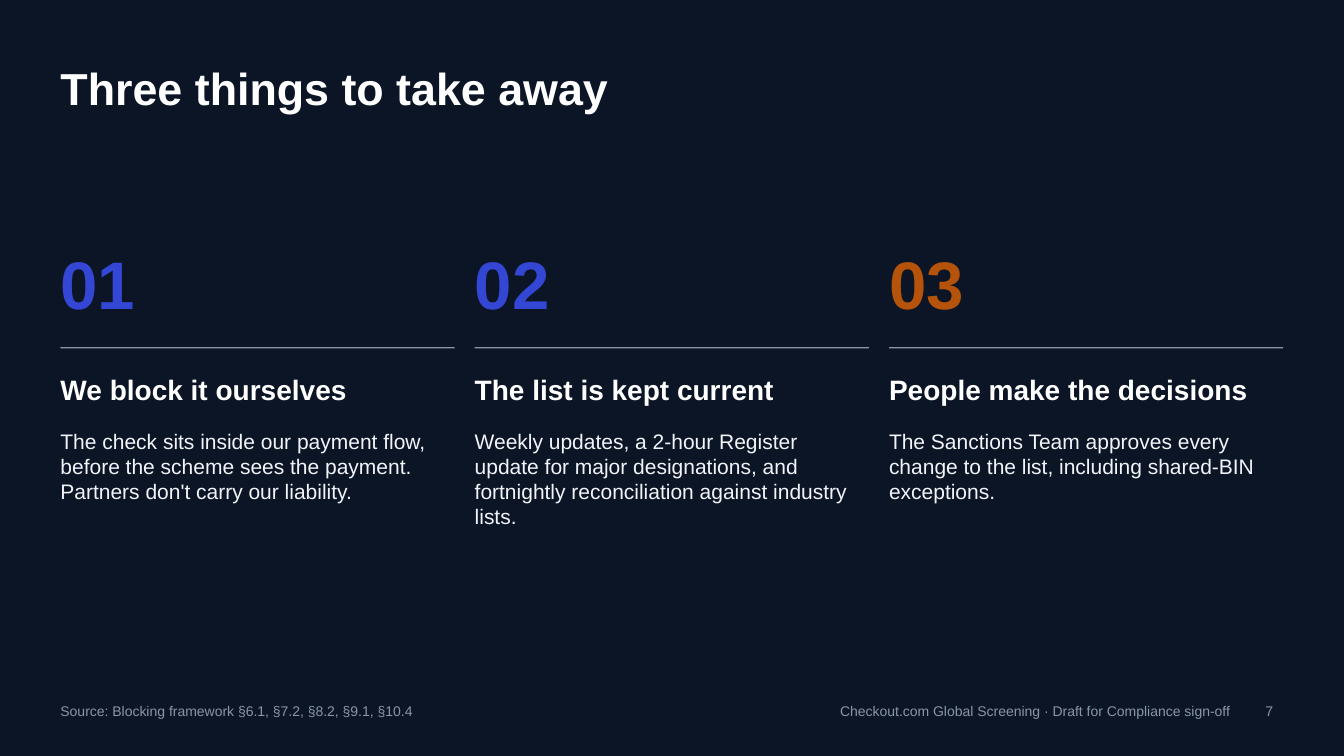
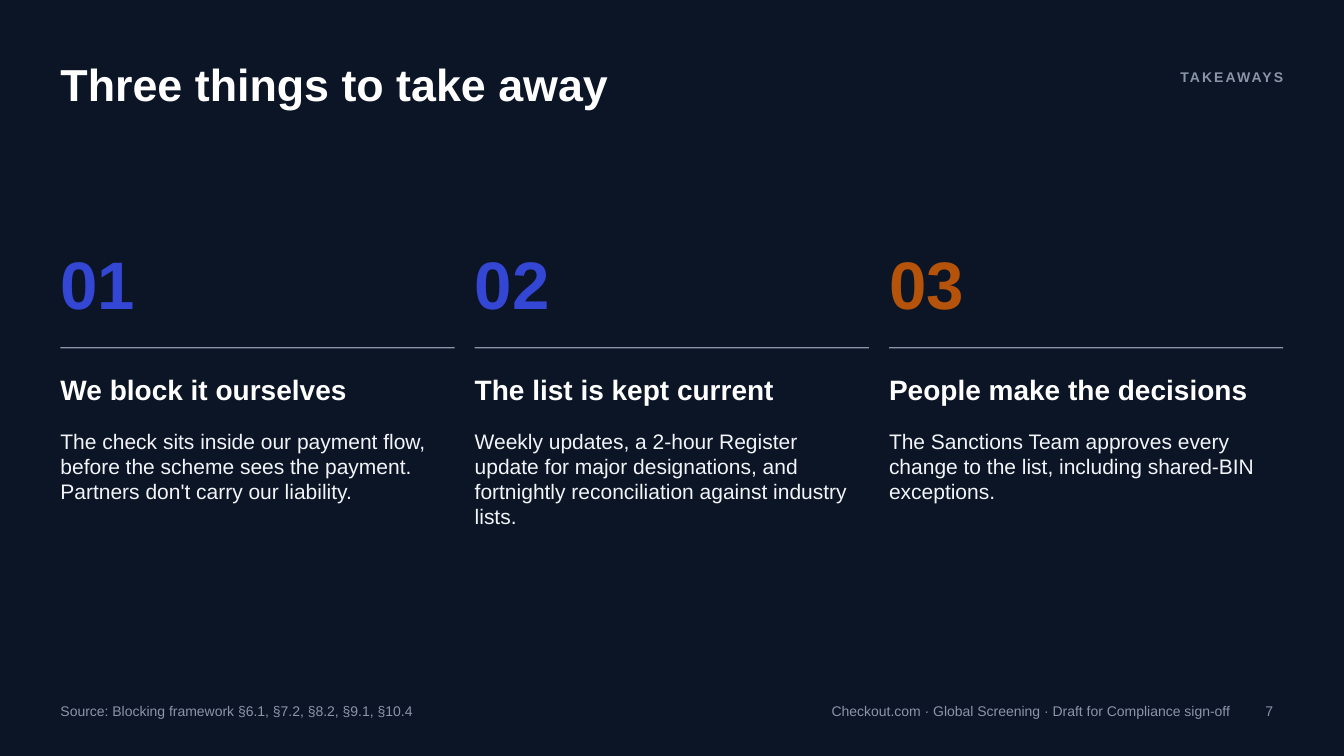
Before and after one commit to danielslonim-art/Screening, a slide deck: slide 7 of summit/bin-blocking-flow/deck/bin-blocking-summit-deck.pptx. Drawn at 1344x756 pixels with LibreOffice and Linux fonts; fonts in the diff are those of the drawing. Boxes give left, top, right and bottom in pixels: in the first picture for what was removed or moved away, otherwise in the second. Text is boxed around its words. In the diff, an @@ line names an element or a change of style, - is before the commit and + after.

```diff
--- a/summit/bin-blocking-flow/deck/bin-blocking-summit-deck.pptx
+++ b/summit/bin-blocking-flow/deck/bin-blocking-summit-deck.pptx
@@ title "Three things to take away" at (60,68,608,110): line spacing 1 to 0.95 @@
@@ text added at (1028,69,1284,99), 10 pt, text #8B95A8, bold @@
+TAKEAWAYS
@@ text "Source: Blocking framework §6.1, §7.2, ..." at (60,706,413,719): more space between paragraphs @@
@@ text at (832,706,1230,719): text changed @@
-Checkout.com Global Screening · Draft for Compliance sign-off
+Checkout.com · Global Screening · Draft for Compliance sign-off
```
Also in this commit, not shown: 6 other slides changed, 1 slide added, 15 other files.
